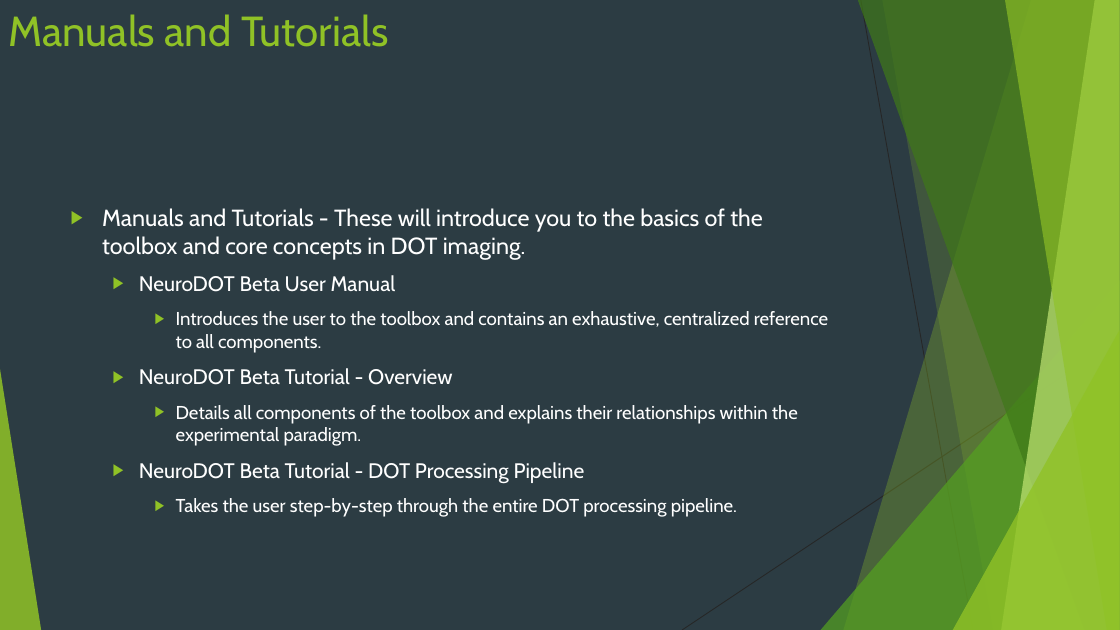
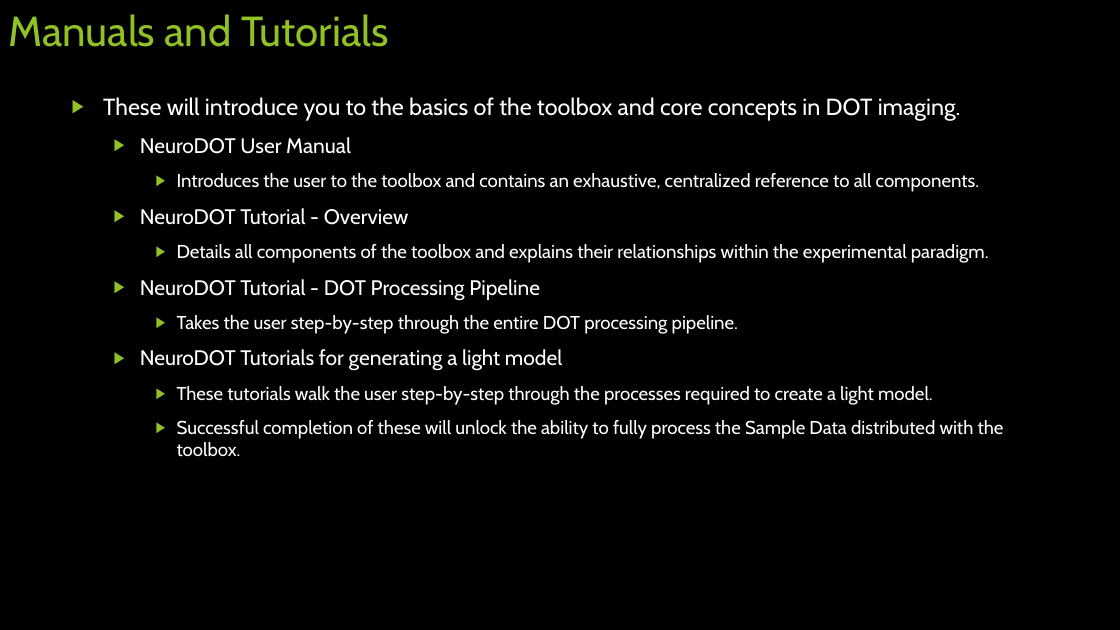
Before and after one commit to WUSTL-ORL/NeuroDOT_Beta, a slide deck: slide 6 of NeuroDOT Beta Quick Start Guide.pptx. Drawn at 1120x630 pixels with LibreOffice and Linux fonts; fonts in the diff are those of the drawing. Boxes give left, top, right and bottom in pixels: in the first picture for what was removed or moved away, otherwise in the second. Text is boxed around its words. In the diff, an @@ line names an element or a change of style, - is before the commit and + after.

```diff
--- a/NeuroDOT Beta Quick Start Guide.pptx
+++ b/NeuroDOT Beta Quick Start Guide.pptx
@@ background #2C3C43 to #000000 @@
@@ text "These will introduce you to ...": place and size @@
-text "These will introduce you to ..." at [102,208,828,517]
+text "These will introduce you to ..." at [103,97,1004,457]
@@ text at [103,97,961,154]: text changed @@
-▶ Manuals and Tutorials - These will introduce you to the basics of the toolbox and core concepts in DOT imaging.
-  ▶ NeuroDOT Beta User Manual
+▶ These will introduce you to the basics of the toolbox and core concepts in DOT imaging.
+  ▶ NeuroDOT User Manual
@@ text at [140,208,409,225]: text changed @@
-  ▶ NeuroDOT Beta Tutorial - Overview
+  ▶ NeuroDOT Tutorial - Overview
@@ text at [140,279,540,301]: text changed @@
-  ▶ NeuroDOT Beta Tutorial - DOT Processing Pipeline
+  ▶ NeuroDOT Tutorial - DOT Processing Pipeline
@@ text at [140,349,1004,457]: paragraphs added @@
+  ▶ NeuroDOT Tutorials for generating a light model
+    ▶ These tutorials walk the user step-by-step through the processes required to create a light model.
+    ▶ Successful completion of these will unlock the ability to fully process the Sample Data distributed with the toolbox.
@@ group removed at [0,0,1120,630]: 5 freeform shapes, 3 triangles, 2 lines @@
```
Also in this commit, not shown: 9 other slides changed, 37 other files.
